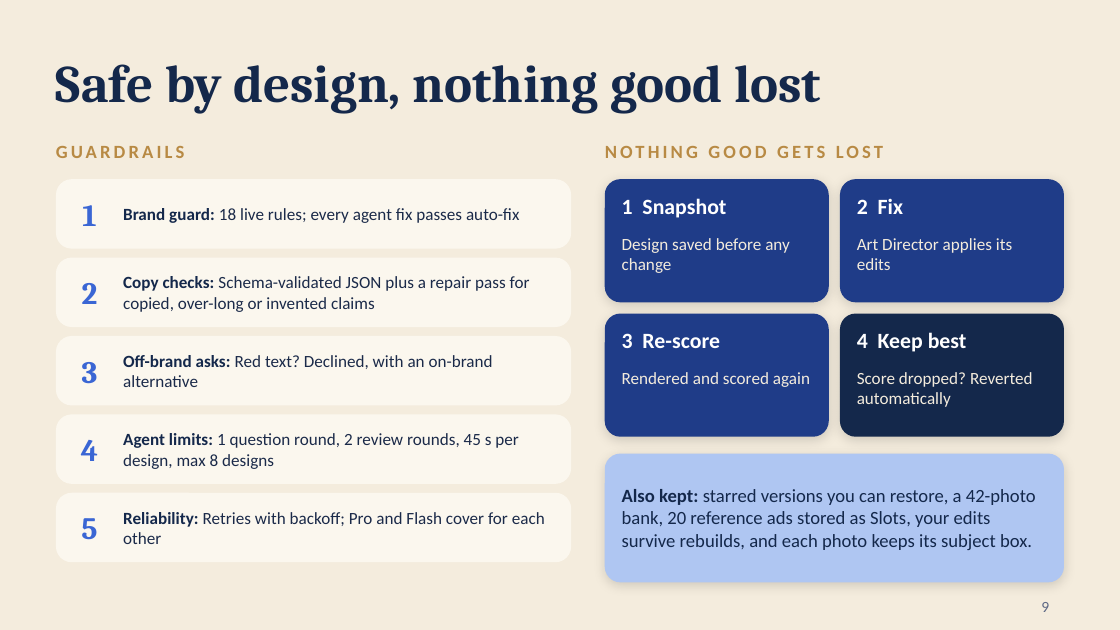
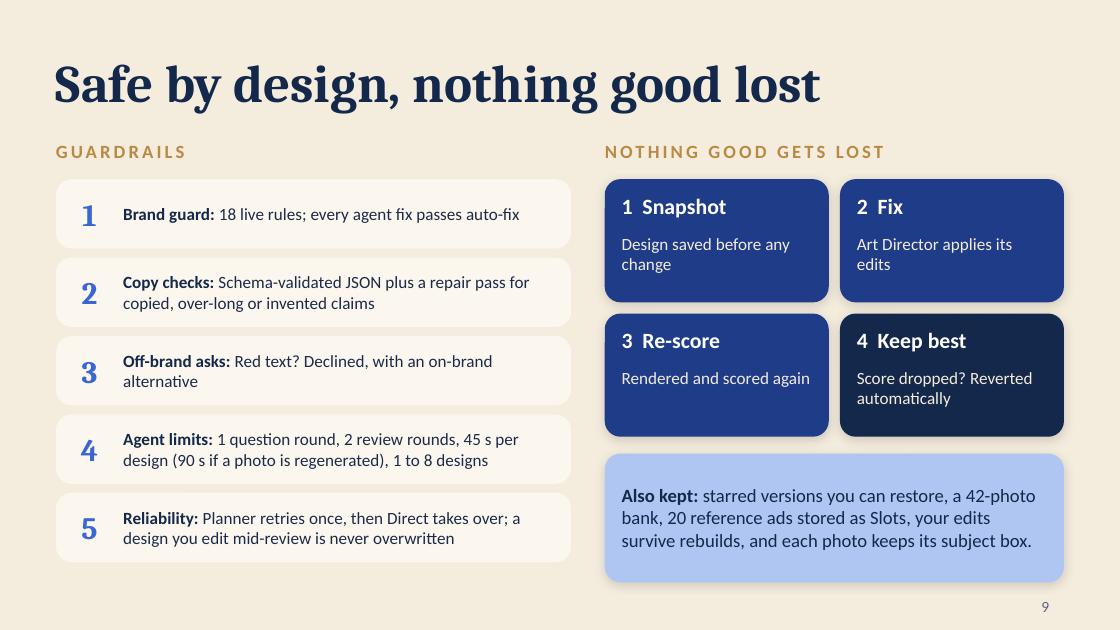
Before and after one commit to sreekarp/crux-ad-editor, a slide deck: slide 9 of docs/Xero-Copilot-Blue-Beige.pptx. Drawn at 1120x630 pixels with LibreOffice and Linux fonts; fonts in the diff are those of the drawing. Boxes give left, top, right and bottom in pixels: in the first picture for what was removed or moved away, otherwise in the second. Text is boxed around its words. In the diff, an @@ line names an element or a change of style, - is before the commit and + after.

```diff
--- a/docs/Xero-Copilot-Blue-Beige.pptx
+++ b/docs/Xero-Copilot-Blue-Beige.pptx
@@ text at box(123, 433, 518, 469): text changed @@
-Agent limits: 1 question round, 2 review rounds, 45 s per design, max 8 designs
+Agent limits: 1 question round, 2 review rounds, 45 s per design (90 s if a photo is regenerated), 1 to 8 designs
@@ text at box(123, 512, 520, 547): text changed @@
-Reliability: Retries with backoff; Pro and Flash cover for each other
+Reliability: Planner retries once, then Direct takes over; a design you edit mid-review is never overwritten
```
Also in this commit, not shown: 3 other slides changed, 1 slide added.
